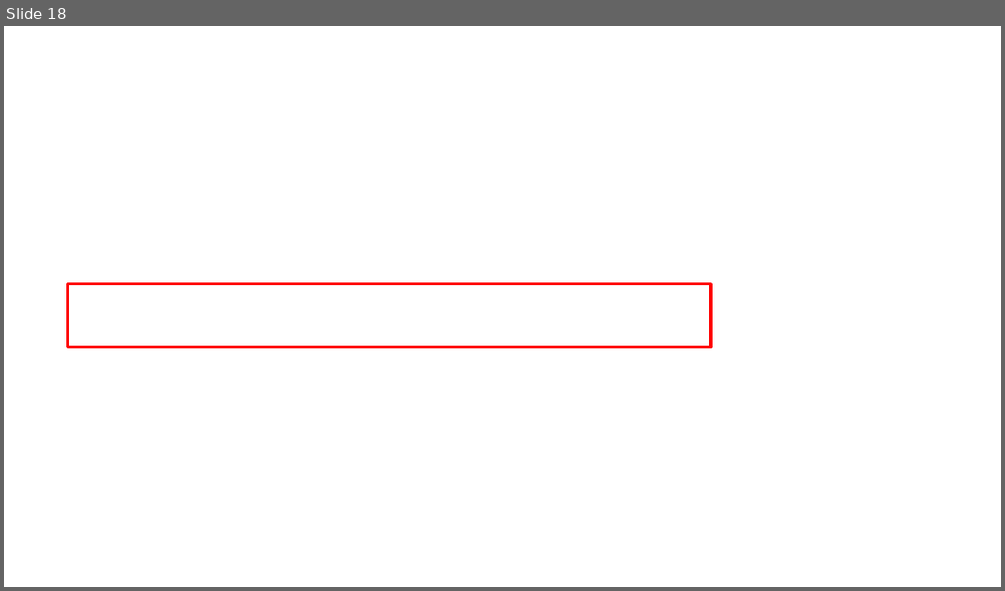
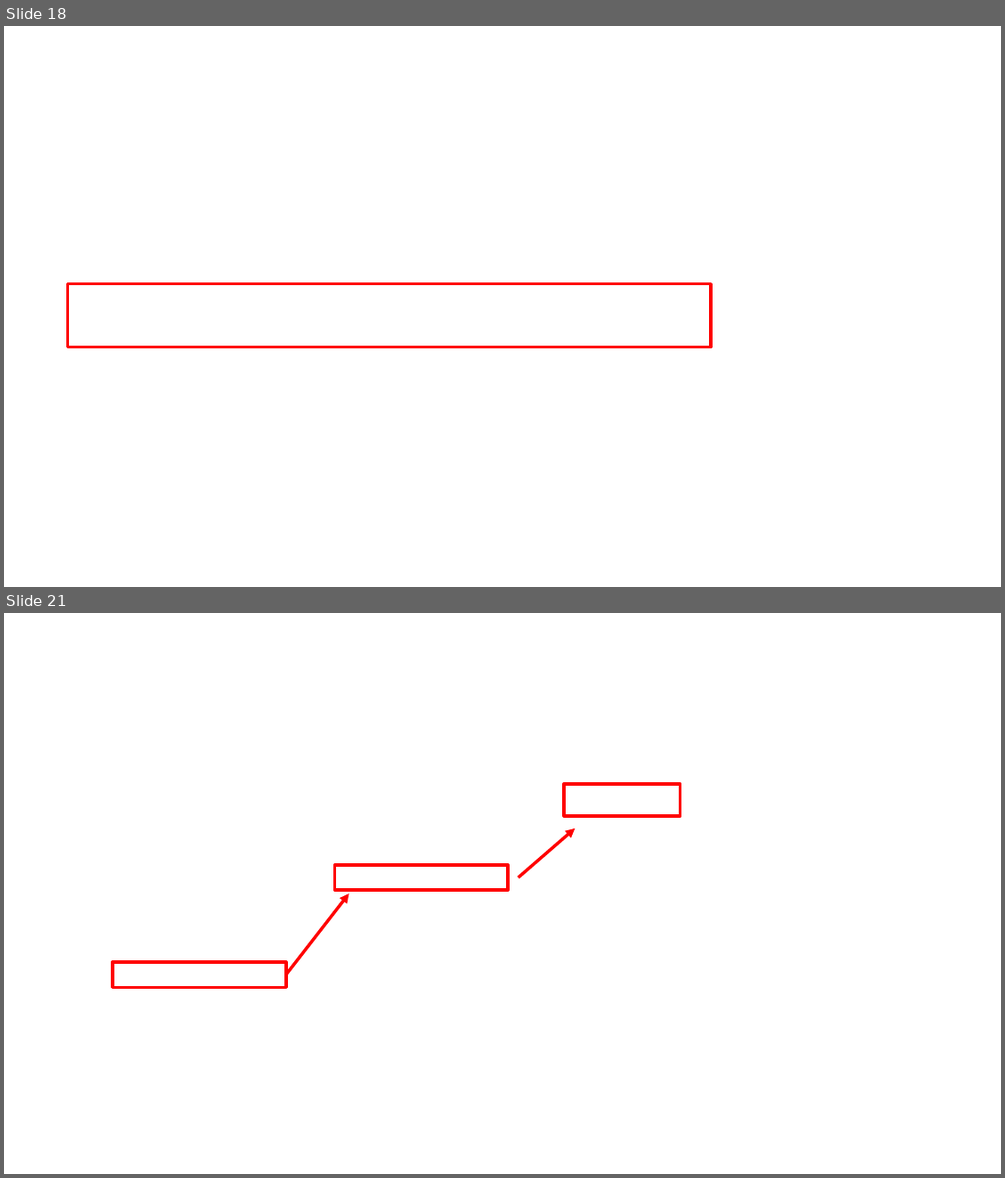
Before and after one commit to runceel/AzureFunctionsLab, a slide deck: images/ImageSource.pptx. Shown one above the other, each under a label of ours: slide 18 before the commit, slides 18 and 21 after it; the slides between them are not shown. The pictures are 1005x591 and 1005x1178 pixels, drawn with LibreOffice and Linux fonts; fonts in the diff are those of the drawing; background and template pictures are left out. Boxes give left, top, right and bottom in pixels: in the first picture for what was removed or moved away, otherwise in the second. Text is boxed around its words. In the diff, an @@ line names an element or a change of style, - is before the commit and + after.

```diff
--- a/images/ImageSource.pptx
+++ b/images/ImageSource.pptx
@@ slide 21 added at <box>4,613,1001,1174</box>, background picture (left out) @@
@@ rectangle added at <box>564,784,680,817</box>, outline #FF0000 3 pt @@
@@ arrow added from (518, 877) to (575, 828), #FF0000 3 pt @@
@@ rectangle added at <box>334,865,508,891</box>, outline #FF0000 3 pt @@
@@ arrow added from (286, 975) to (348, 893), #FF0000 3 pt @@
@@ rectangle added at <box>113,962,286,988</box>, outline #FF0000 3 pt @@
```
Also in this commit, not shown: 6 other slides added.
